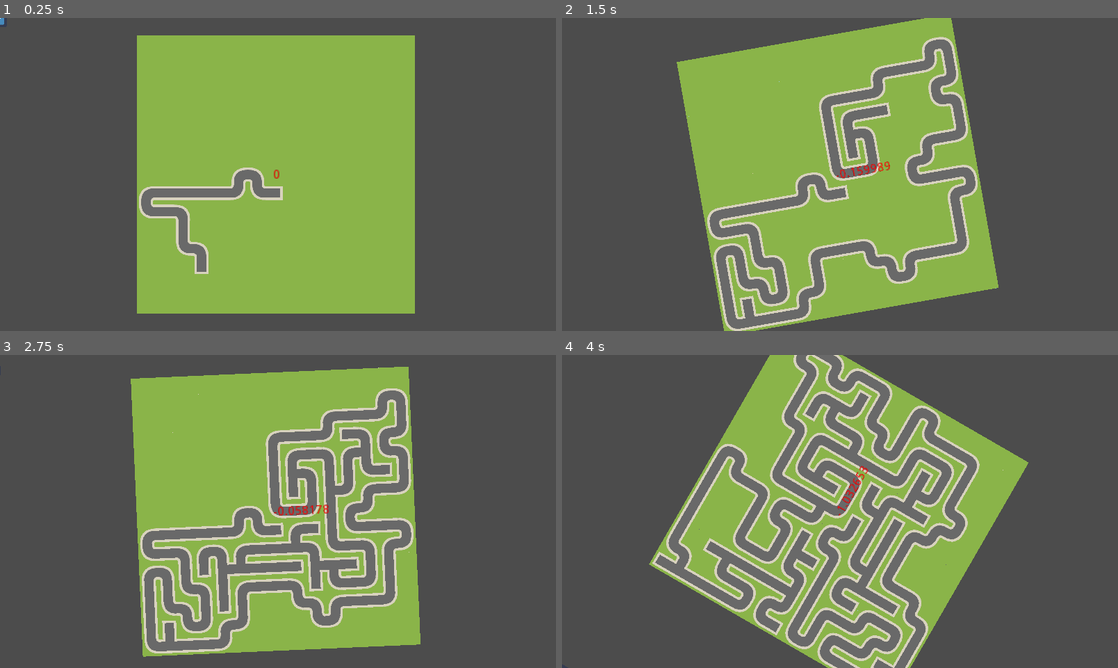
Above: before the commit, frames 1-4 (two rows, left to right).
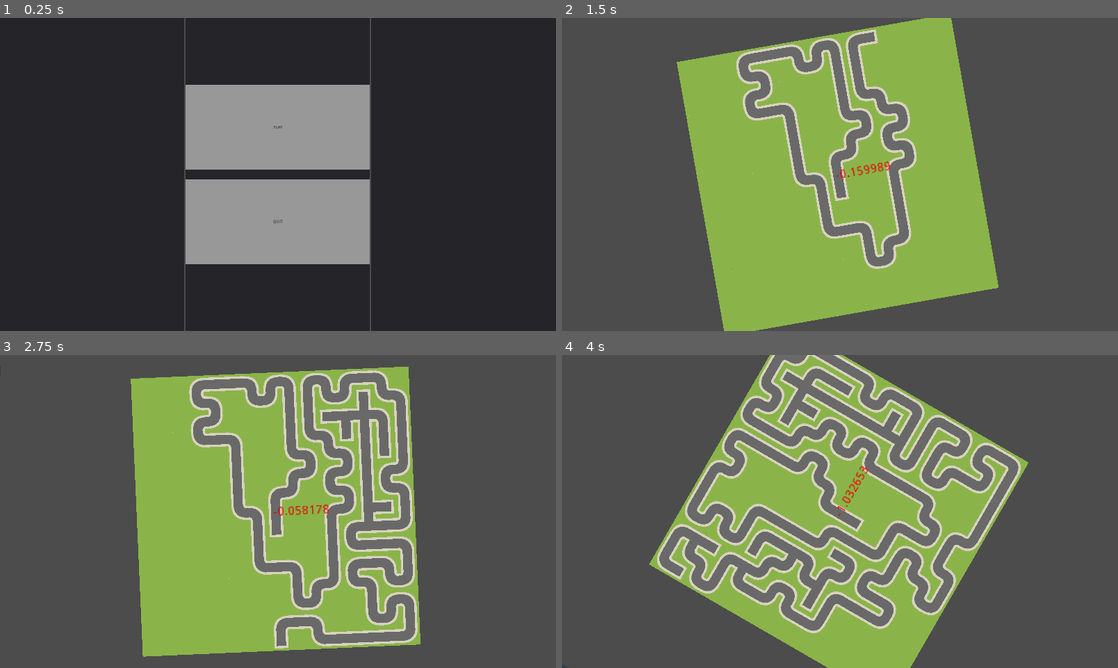
Above: after the commit, the same moments.

Repository: Nexe08/VimJam20220909
Game: Godot game, scene res://RootScene.tscn
Same seed, same stepped clock (60 frames per second), same inputs: the game is played once before the commit and once after it. The engine's default icon, where the game draws it, is replaced by a stand-in: a white triangle on a blue panel in a dark square.
Inputs (mouse positions are in pixels of both pictures, inside the frame that each line leads up to):
- Up to frame 1 (0.25 s): no input
- Up to frame 2 (1.5 s): click (840, 127) at 0.5 s, where only the run after the commit has a clickable "PLAY"; hold Right (right) from 1.28 s (still down)
- Up to frame 3 (2.75 s): release Right (right) at 2.03 s; hold Left (left) from 2.03 s (still down)
- Up to frame 4 (4 s): release Left (left) at 2.78 s; hold Right (right) from 2.78 s (still down)

The runs differ from the first frame. In frame 1, 100% of the frame differs, in the area x 0-100%, y 0-100%; in frame 2, 17%; in frame 3, 21%; in frame 4, 23%.

Commit message:
implemented main menu.

Diff:
--- a/RootScene.tscn
+++ b/RootScene.tscn
@@ -1,10 +1,126 @@
 [gd_scene load_steps=3 format=2]
 
-[ext_resource path="res://Game.tscn" type="PackedScene" id=1]
 [ext_resource path="res://root_scene.gd" type="Script" id=5]
+
+[sub_resource type="StyleBoxFlat" id=1]
 
 [node name="RootScene" type="Node2D"]
 position = Vector2( 8, 0 )
 script = ExtResource( 5 )
 
-[node name="Game" parent="." instance=ExtResource( 1 )]
+[node name="CanvasLayer" type="CanvasLayer" parent="."]
+
+[node name="Control" type="Control" parent="CanvasLayer"]
+anchor_right = 1.0
+anchor_bottom = 1.0
+
+[node name="HBoxContainer" type="HBoxContainer" parent="CanvasLayer/Control"]
+anchor_right = 1.0
+anchor_bottom = 1.0
+
+[node name="Panel" type="Panel" parent="CanvasLayer/Control/HBoxContainer"]
+margin_right = 637.0
+margin_bottom = 1080.0
+size_flags_horizontal = 3
+size_flags_vertical = 3
+
+[node name="ButtonArea" type="Panel" parent="CanvasLayer/Control/HBoxContainer"]
+margin_left = 641.0
+margin_right = 1278.0
+margin_bottom = 1080.0
+size_flags_horizontal = 3
+size_flags_vertical = 3
+
+[node name="VB" type="VBoxContainer" parent="CanvasLayer/Control/HBoxContainer/ButtonArea"]
+anchor_right = 1.0
+anchor_bottom = 1.0
+size_flags_horizontal = 3
+size_flags_vertical = 3
+custom_constants/separation = 32
+
+[node name="Label2" type="Label" parent="CanvasLayer/Control/HBoxContainer/ButtonArea/VB"]
+margin_right = 637.0
+margin_bottom = 14.0
+
+[node name="Label7" type="Label" parent="CanvasLayer/Control/HBoxContainer/ButtonArea/VB"]
+margin_top = 46.0
+margin_right = 637.0
+margin_bottom = 60.0
+
+[node name="Label8" type="Label" parent="CanvasLayer/Control/HBoxContainer/ButtonArea/VB"]
+margin_top = 92.0
+margin_right = 637.0
+margin_bottom = 106.0
+
+[node name="Label9" type="Label" parent="CanvasLayer/Control/HBoxContainer/ButtonArea/VB"]
+margin_top = 138.0
+margin_right = 637.0
+margin_bottom = 152.0
+
+[node name="Label10" type="Label" parent="CanvasLayer/Control/HBoxContainer/ButtonArea/VB"]
+margin_top = 184.0
+margin_right = 637.0
+margin_bottom = 198.0
+
+[node name="PlayButton" type="Button" parent="CanvasLayer/Control/HBoxContainer/ButtonArea/VB"]
+margin_top = 230.0
+margin_right = 637.0
+margin_bottom = 524.0
+size_flags_horizontal = 3
+size_flags_vertical = 3
+custom_colors/font_color_disabled = Color( 0.145098, 0.145098, 0.164706, 1 )
+custom_colors/font_color_focus = Color( 0.145098, 0.145098, 0.164706, 1 )
+custom_colors/font_color = Color( 0.145098, 0.145098, 0.164706, 1 )
+custom_colors/font_color_hover = Color( 0.145098, 0.145098, 0.164706, 1 )
+custom_colors/font_color_pressed = Color( 0.145098, 0.145098, 0.164706, 1 )
+custom_styles/normal = SubResource( 1 )
+text = "PLAY"
+
+[node name="QuitButton" type="Button" parent="CanvasLayer/Control/HBoxContainer/ButtonArea/VB"]
+margin_top = 556.0
+margin_right = 637.0
+margin_bottom = 850.0
+size_flags_horizontal = 3
+size_flags_vertical = 3
+custom_colors/font_color_disabled = Color( 0.145098, 0.145098, 0.164706, 1 )
+custom_colors/font_color_focus = Color( 0.145098, 0.145098, 0.164706, 1 )
+custom_colors/font_color = Color( 0.145098, 0.145098, 0.164706, 1 )
+custom_colors/font_color_hover = Color( 0.145098, 0.145098, 0.164706, 1 )
+custom_colors/font_color_pressed = Color( 0.145098, 0.145098, 0.164706, 1 )
+custom_styles/normal = SubResource( 1 )
+text = "QUIT"
+
+[node name="Label" type="Label" parent="CanvasLayer/Control/HBoxContainer/ButtonArea/VB"]
+margin_top = 882.0
+margin_right = 637.0
+margin_bottom = 896.0
+
+[node name="Label3" type="Label" parent="CanvasLayer/Control/HBoxContainer/ButtonArea/VB"]
+margin_top = 928.0
+margin_right = 637.0
+margin_bottom = 942.0
+
+[node name="Label4" type="Label" parent="CanvasLayer/Control/HBoxContainer/ButtonArea/VB"]
+margin_top = 974.0
+margin_right = 637.0
+margin_bottom = 988.0
+
+[node name="Label5" type="Label" parent="CanvasLayer/Control/HBoxContainer/ButtonArea/VB"]
+margin_top = 1020.0
+margin_right = 637.0
+margin_bottom = 1034.0
+
+[node name="Label6" type="Label" parent="CanvasLayer/Control/HBoxContainer/ButtonArea/VB"]
+margin_top = 1066.0
+margin_right = 637.0
+margin_bottom = 1080.0
+
+[node name="Panel2" type="Panel" parent="CanvasLayer/Control/HBoxContainer"]
+margin_left = 1282.0
+margin_right = 1920.0
+margin_bottom = 1080.0
+size_flags_horizontal = 3
+size_flags_vertical = 3
+
+[connection signal="pressed" from="CanvasLayer/Control/HBoxContainer/ButtonArea/VB/PlayButton" to="." method="_on_PlayButton_pressed"]
+[connection signal="pressed" from="CanvasLayer/Control/HBoxContainer/ButtonArea/VB/QuitButton" to="." method="_on_QuitButton_pressed"]
--- a/root_scene.gd
+++ b/root_scene.gd
@@ -1 +1,22 @@
 extends Node2D
+
+onready var game_scene_path = preload("res://Game.tscn")
+onready var main_menu = $CanvasLayer/Control
+
+func enable_main_menu(value: bool):
+	main_menu.visible = value
+	main_menu.set_process_input(value)
+	main_menu.set_process_unhandled_input(value)
+	main_menu.set_process(value)
+	main_menu.set_physics_process(value)
+
+
+func _on_PlayButton_pressed() -> void:
+	var instance = game_scene_path.instance()
+	add_child(instance)
+	enable_main_menu(false)
+
+
+func _on_QuitButton_pressed() -> void:
+	get_tree().quit()
+	pass # Replace with function body.
Not shown, changed: .mono/metadata/ide_messaging_meta.txt
